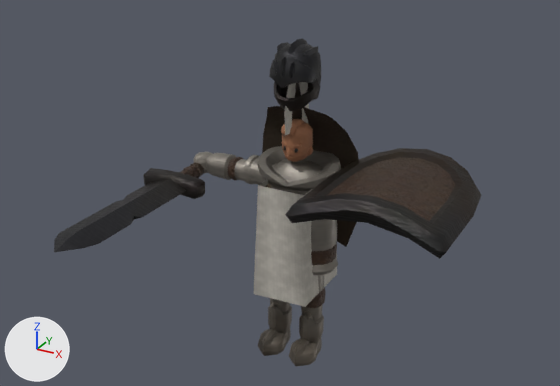
Before and after pictures for a commit that changed the glTF model csharp/Unciv.Godot/Packs/units/models/unit/Persian Immortal.glb.
Rendered twice from a 50 mm lens placed at (0.911, -1.753, 1.374), pointed at (0.038, -0.165, 0.581). The lights are fixed; the arrows at lower left show +X, +Y and +Z. The first picture is the older version. Where no turn or scale is listed for an object, it has been applied to the vertices. Vertices at exactly the same position are counted once.

Names of what the first picture shows: '1H_Sword', 'Badge_Shield', 'Knight_Cape', 'Knight_Helmet', 'Warrior'.
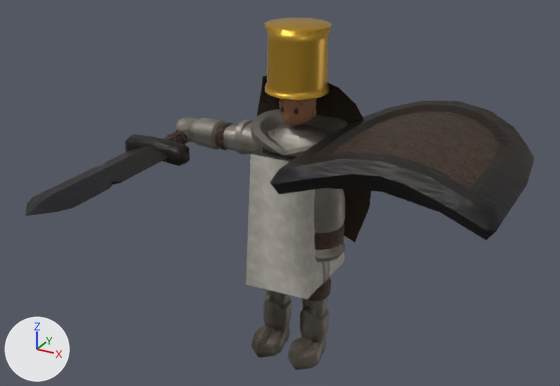
Boxes (x1, y1, x2, y2) around the edits, measured in the pictures (560 x 386 px):
'Warrior', reshaped, moved, rescaled (17% wider, 24% taller)
    before: (194, 82, 341, 366)
    after: (176, 18, 348, 370)
'Badge_Shield', moved, rescaled (35% wider, 25% taller)
    before: (285, 148, 481, 259)
    after: (270, 101, 534, 240)
'1H_Sword', moved, rescaled (9% wider)
    before: (54, 163, 205, 252)
    after: (26, 130, 190, 216)
'Knight_Cape', moved, rescaled (17% wider, 18% taller)
    before: (262, 106, 359, 247)
    after: (257, 76, 371, 242)
'Knight_Helmet', deleted
    before: (269, 38, 321, 111)
part 1 of me_mesh_skinned, rebuilt
    before: (284, 82, 309, 135)
    after: (264, 18, 331, 100)

What changed in the scene script:
```text
Add mat_gilt:
    mat_gilt = bpy.data.materials.new('Gilt')
    mat_gilt.use_nodes = True; mat_gilt.node_tree.nodes.clear()
    _N = mat_gilt.node_tree.nodes; _L = mat_gilt.node_tree.links
    n0 = _N.new('ShaderNodeBsdfPrincipled'); n0.name = 'Principled BSDF'
    n0.inputs[1].default_value = 0.7  # 'Metallic'
    n0.inputs[2].default_value = 0.4  # 'Roughness'
    n1 = _N.new('ShaderNodeOutputMaterial'); n1.name = 'Material Output'
    n2 = _N.new('ShaderNodeVertexColor'); n2.name = 'Color Attribute'
    _L.new(n0.outputs[0], n1.inputs[0])  # 'BSDF' to 'Surface'
    _L.new(n2.outputs[0], n0.inputs[0])  # 'Color' to 'Base Color'
Change me_mesh_skinned:
    used by ob_warrior; location = (0.0, 0.0, -0.009); scale = (0.365, 0.365, 0.365)
    remove me_mesh_skinned.from_pydata(...)  # 2453 vertices, 4564 faces; spans x -0.92..0.92, y -0.29..0.29, z 0.02..2.35
    add me_mesh_skinned.from_pydata(...)  # 2491 vertices, 4640 faces; spans x -0.92..0.92, y -0.29..0.29, z 0.02..2.32
    me_mesh_skinned part 1: the loose piece of 44 vertices spanning x -0.06..0.06, y -0.19..0.18, z 1.89..2.35 is rebuilt with 82 vertices and now spans x -0.2..0.2, y -0.21..0.19, z 1.91..2.32, in mat_gilt
    add me_mesh_skinned.materials.append(mat_gilt)
Change ob_warrior:
    ob_warrior.location: (0.0, 0.0, -0.009) -> (0.0, 0.0, -0.011)
    ob_warrior.scale: (0.365, 0.365, 0.365) -> (0.427, 0.427, 0.427)
Change ob_badge_shield:
    ob_badge_shield.location: (0.308, -0.063, 0.601) -> (0.361, -0.06, 0.712)
    ob_badge_shield.scale: (0.451, 0.451, 0.451) -> (0.588, 0.588, 0.588)
Change ob_1h_sword:
    ob_1h_sword.location: (-0.308, -0.068, 0.53) -> (-0.361, -0.063, 0.62)
    ob_1h_sword.scale: (0.388, 0.388, 0.388) -> (0.406, 0.406, 0.406)
Remove ob_knight_helmet:
    ob_knight_helmet = bpy.data.objects.new('Knight_Helmet', me_mesh_knight_helmet)
    ob_knight_helmet.location = (0.0, 0.0, 0.772)
Change ob_knight_cape:
    ob_knight_cape.location: (0.0, 0.0, 0.745) -> (0.0, 0.0, 0.829)
    ob_knight_cape.scale: (0.329, 0.219, 0.365) -> (0.384, 0.256, 0.427)
```
